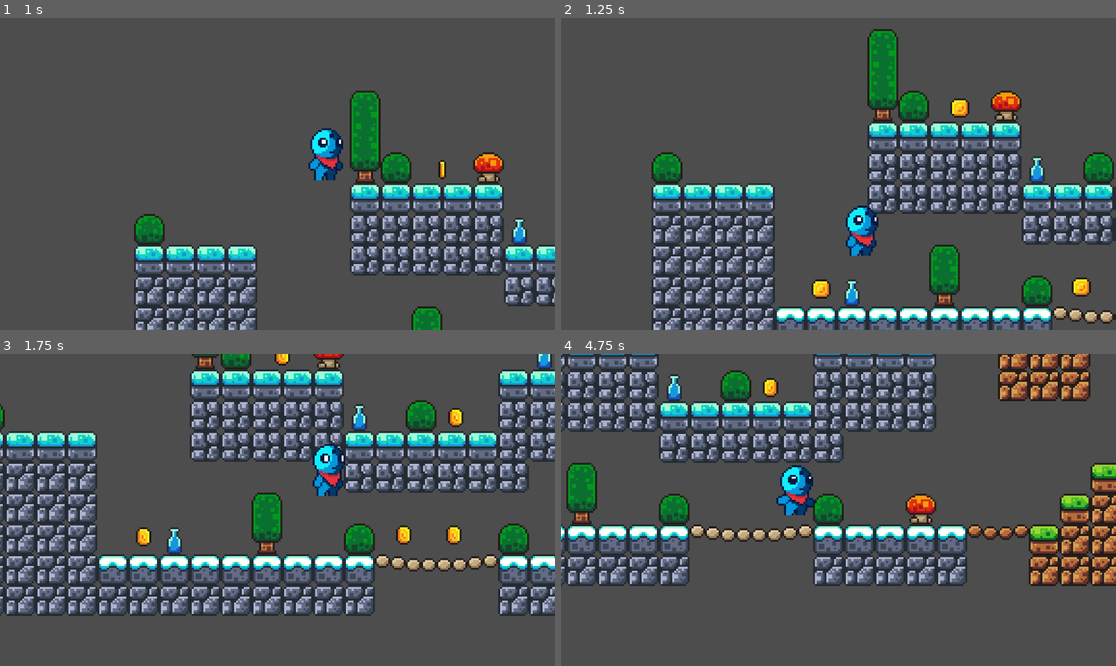
Above: before the commit, frames 1-4 (two rows, left to right).
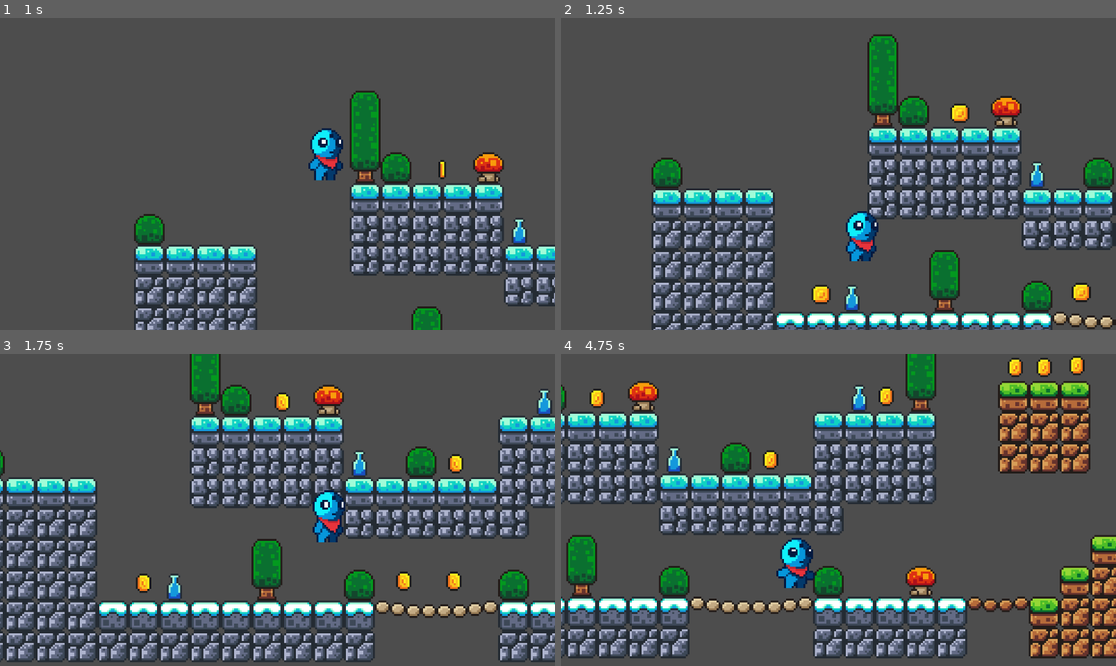
Above: after the commit, the same moments.

Repository: Gueni/mrblue
Game: Godot game, scene res://scenes/mrblue.tscn
Same seed, same stepped clock (60 frames per second), same inputs: the game is played once before the commit and once after it.
Inputs:
- Up to frame 1 (1 s): tap Enter (ui_accept) at 0.5, 0.77 s; hold D (ui_right) from 0.53 s (still down)
- Up to frame 2 (1.25 s): keep holding D (ui_right)
- Up to frame 3 (1.75 s): keep holding D (ui_right); tap Enter (ui_accept) at 1.52 s
- Up to frame 4 (4.75 s): release D (ui_right) at 2.03 s; hold A (ui_left) 2.03-2.78 s; hold D (ui_right) 2.78-4.28 s; tap Enter (ui_accept) at 3.02, 3.77, 4.52 s; hold A (ui_left) from 4.28 s (still down)

Frame 1 is identical in both runs. In frame 2, 24% of the frame differs, in the area x 16-100%, y 3-100%; in frame 3, 54%; in frame 4, 59%, in the area x 0-100%, y 0-98%.

Commit message:
Add limits and smoothing options for platform movement in mrblue scene

Diff:
--- a/mrblue_game/scenes/mrblue.tscn
+++ b/mrblue_game/scenes/mrblue.tscn
@@ -220,6 +220,8 @@
 rotation = -3.14159
 scale = Vector2(15.8094, 1.44355)
 zoom = Vector2(4, 4)
+limit_bottom = 100
+limit_smoothed = true
 position_smoothing_enabled = true
 
 [node name="platform_green" parent="." instance=ExtResource("3_7wsnb")]
